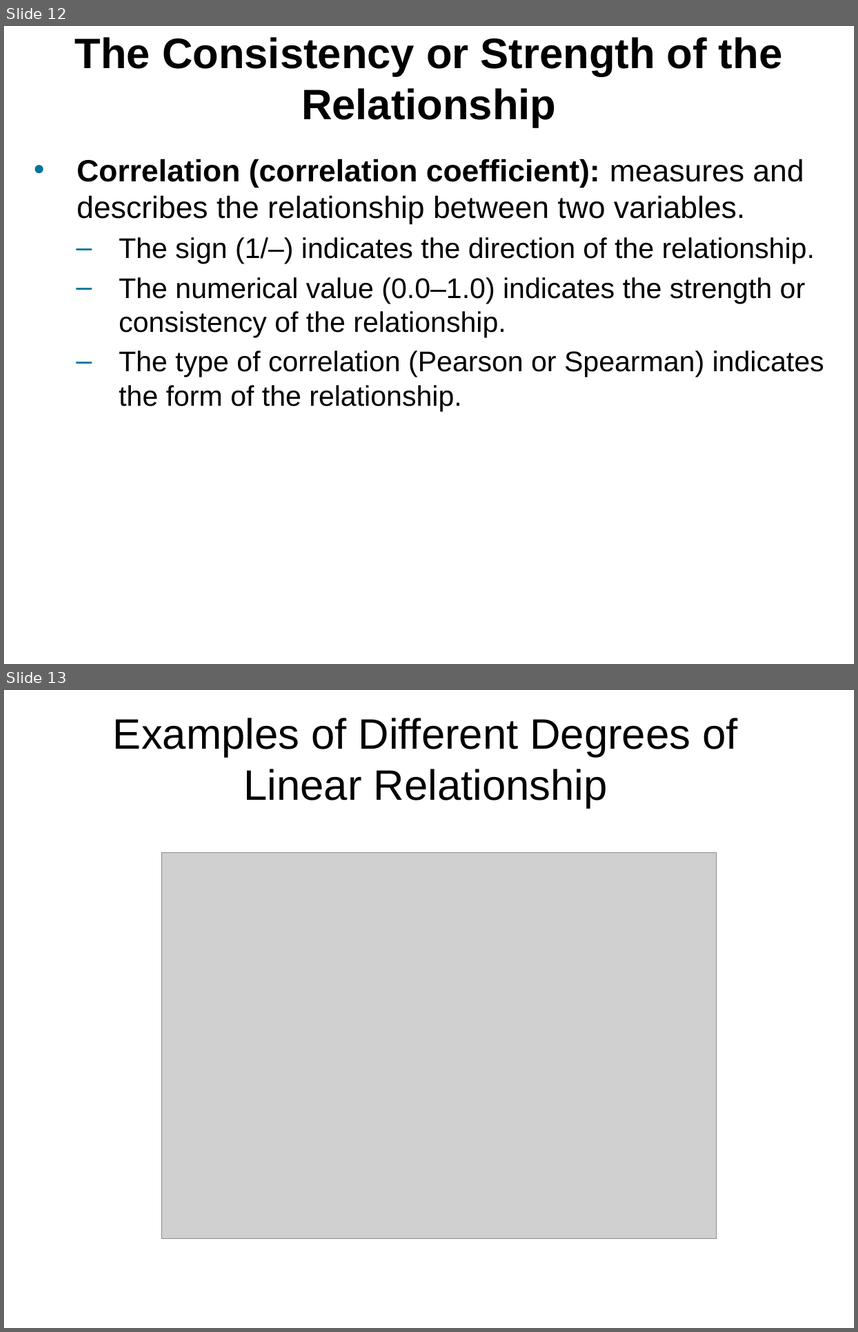
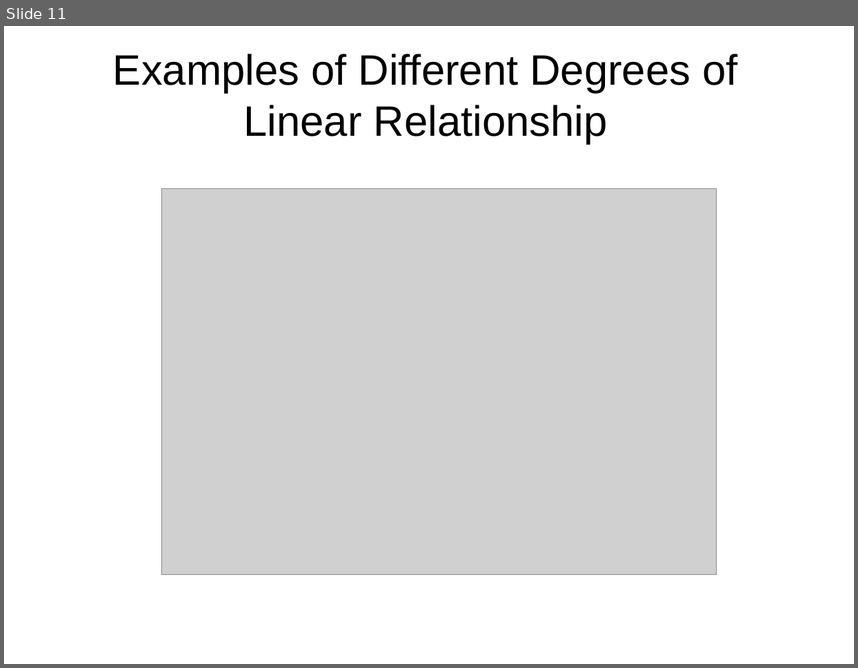
Before and after one commit to npm27/Teaching-Materials, a slide deck: Research Methods/Slides/Chapter 12.pptx. Shown one above the other, each under a label of ours: slides 12 and 13 before the commit, slide 11 after it. The pictures are 858x1332 and 858x668 pixels, drawn with LibreOffice and Linux fonts; fonts in the diff are those of the drawing; grey boxes stand for pictures. Boxes give left, top, right and bottom in pixels: in the first picture for what was removed or moved away, otherwise in the second. Text is boxed around its words. In the diff, an @@ line names an element or a change of style, - is before the commit and + after.

```diff
--- a/Research Methods/Slides/Chapter 12.pptx
+++ b/Research Methods/Slides/Chapter 12.pptx
@@ slide 12 removed at [4,26,854,664], background #FFFFFF @@
@@ title removed at [75,37,782,127] @@
-The Consistency or Strength of the Relationship
@@ text removed at [76,158,824,411] @@
-• Correlation (correlation coefficient): measures and describes the relationship between two variables.
-  – The sign (1/–) indicates the direction of the relationship.
-  – The numerical value (0.0–1.0) indicates the strength or consistency of the relationship.
-  – The type of correlation (Pearson or Spearman) indicates the form of the relationship.
@@ what was slide 13 is now slide 11 @@
```
Also in this commit, not shown: 4 slides changed, 1 other slide removed.
